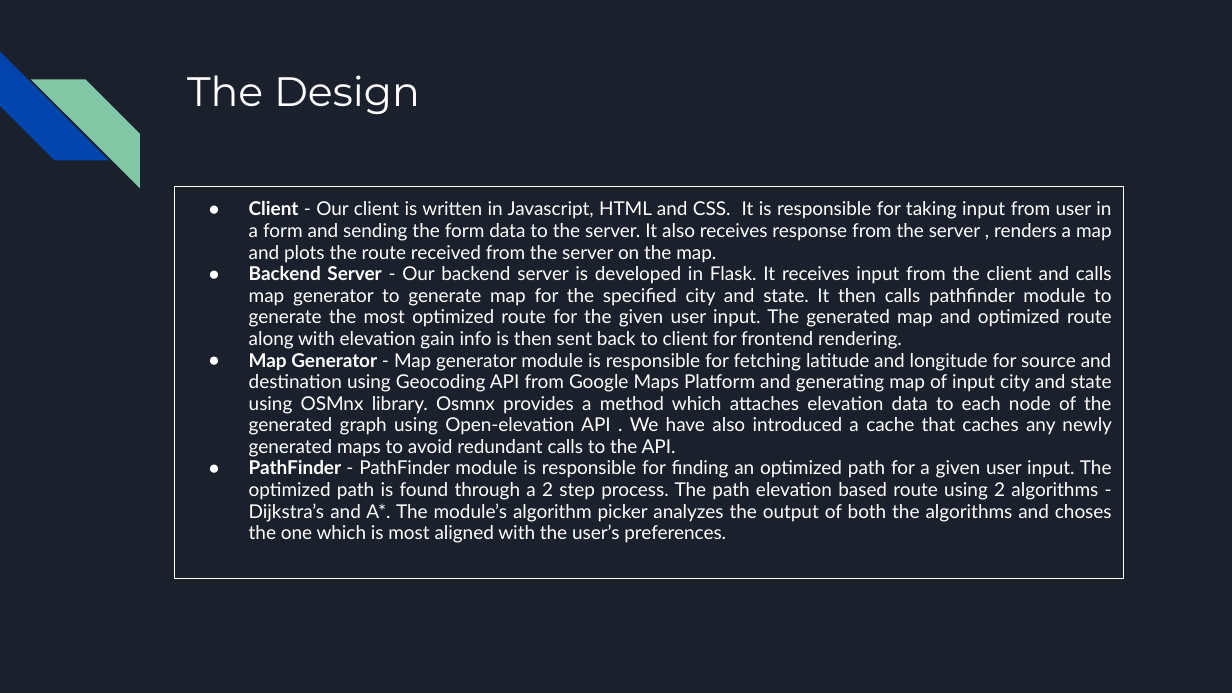
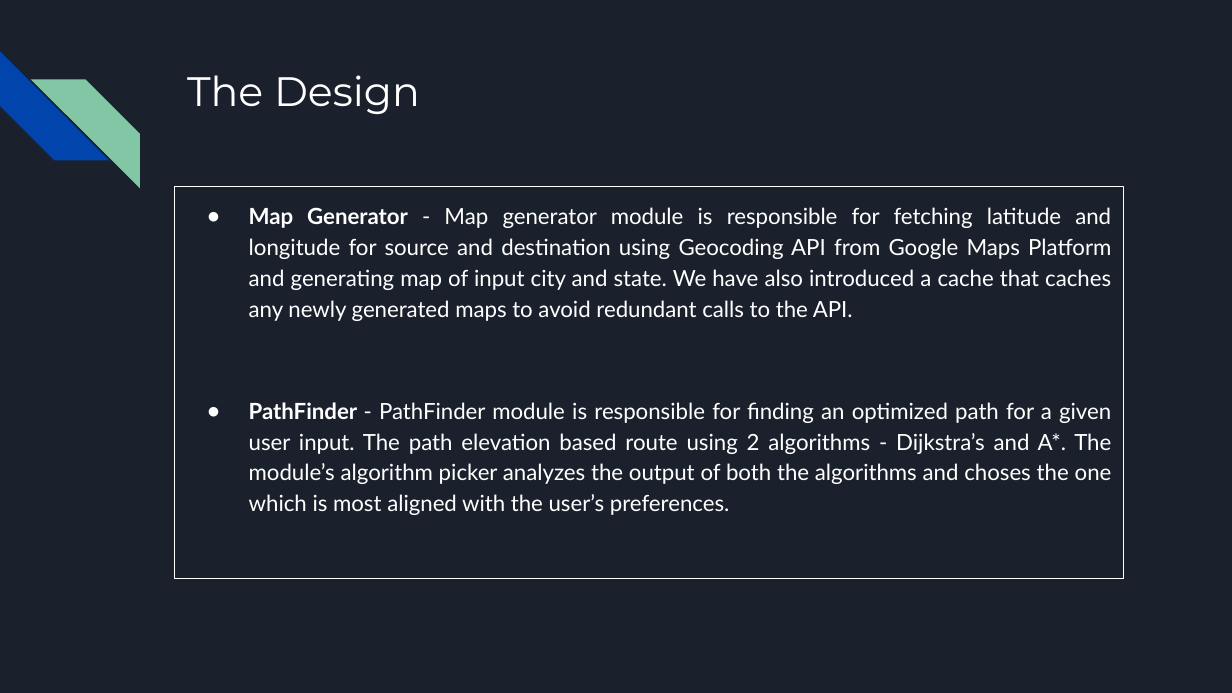
Before and after one commit to alokrkmv/CS520_project_EleNA, a slide deck: slide 7 of Documentation/520 Final Presentation.pptx (slide 6 before the commit). Drawn at 1232x693 pixels with LibreOffice and Linux fonts; fonts in the diff are those of the drawing. Boxes give left, top, right and bottom in pixels: in the first picture for what was removed or moved away, otherwise in the second. Text is boxed around its words. In the diff, an @@ line names an element or a change of style, - is before the commit and + after.

```diff
--- a/Documentation/520 Final Presentation.pptx
+++ b/Documentation/520 Final Presentation.pptx
@@ text at box(249, 207, 1112, 515): text changed; size 11.1 to 13 pt @@
-● Client - Our client is written in Javascript, HTML and CSS. It is responsible for taking input from user in a form and sending the form data to the server. It also receives response from the server , renders a map and plots the route received from the server on the map.
-● Backend Server - Our backend server is developed in Flask. It receives input from the client and calls map generator to generate map for the specified city and state. It then calls pathfinder module to generate the most optimized route for the given user input. The generated map and optimized route along with elevation gain info is then sent back to client for frontend rendering.
-● Map Generator - Map generator module is responsible for fetching latitude and longitude for source and destination using Geocoding API from Google Maps Platform and generating map of input city and state using OSMnx library. Osmnx provides a method which attaches elevation data to each node of the generated graph using Open-elevation API . We have also introduced a cache that caches any newly generated maps to avoid redundant calls to the API.
-● PathFinder - PathFinder module is responsible for finding an optimized path for a given user input. The optimized path is found through a 2 step process. The path elevation based route using 2 algorithms - Dijkstra’s and A*. The module’s algorithm picker analyzes the output of both the algorithms and choses the one which is most aligned with the user’s preferences.
+● Map Generator - Map generator module is responsible for fetching latitude and longitude for source and destination using Geocoding API from Google Maps Platform and generating map of input city and state. We have also introduced a cache that caches any newly generated maps to avoid redundant calls to the API.
+● PathFinder - PathFinder module is responsible for finding an optimized path for a given user input. The path elevation based route using 2 algorithms - Dijkstra’s and A*. The module’s algorithm picker analyzes the output of both the algorithms and choses the one which is most aligned with the user’s preferences.
```
Also in this commit, not shown: 3 other slides changed, 3 slides added.
